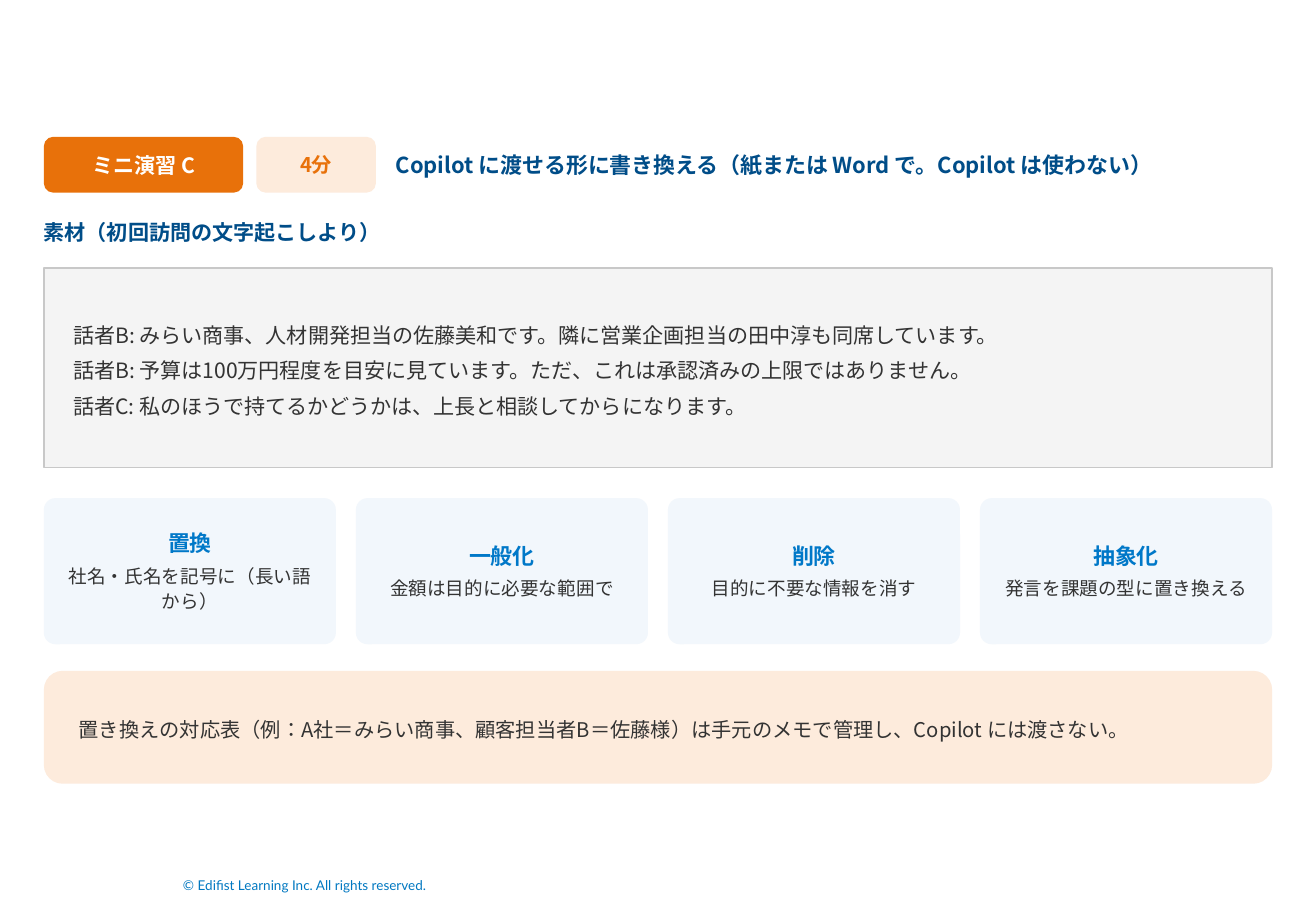
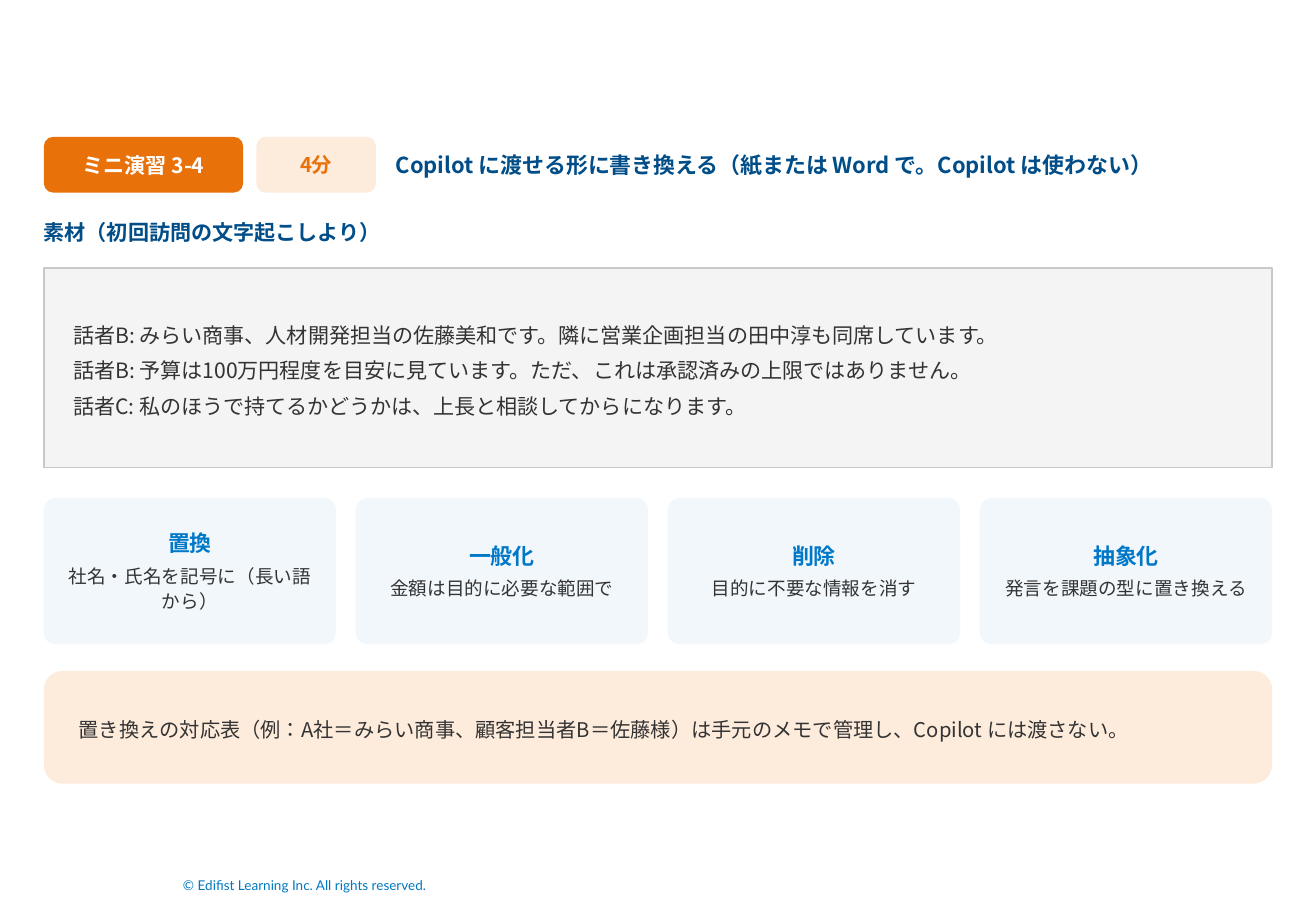
Before and after one commit to Takahashi-eiji-0708/work2026, a slide deck: slide 59 of slides/ソリューション営業のための生成AIセキュア活用実践.pptx (slide 35 before the commit). Drawn at 1316x911 pixels with LibreOffice and Linux fonts; fonts in the diff are those of the drawing; background and template pictures are left out. Boxes give left, top, right and bottom in pixels: in the first picture for what was removed or moved away, otherwise in the second. Text is boxed around its words. In the diff, an @@ line names an element or a change of style, - is before the commit and + after.

```diff
--- a/slides/ソリューション営業のための生成AIセキュア活用実践.pptx
+++ b/slides/ソリューション営業のための生成AIセキュア活用実践.pptx
@@ text in rounded rectangle at bbox=[83, 155, 205, 175]: text changed @@
-ミニ演習 C
+ミニ演習 3-4
```
Also in this commit, not shown: 7 other slides changed, 38 slides added, 18 other files.
